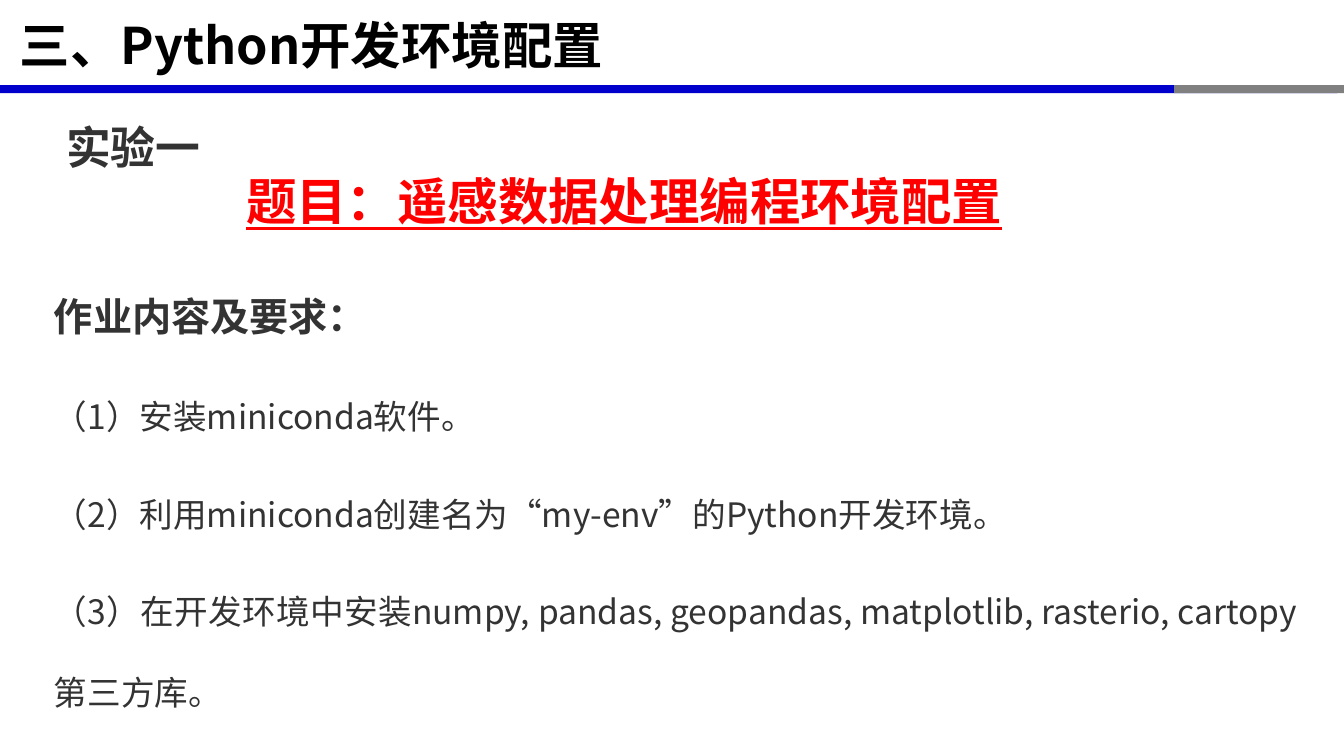
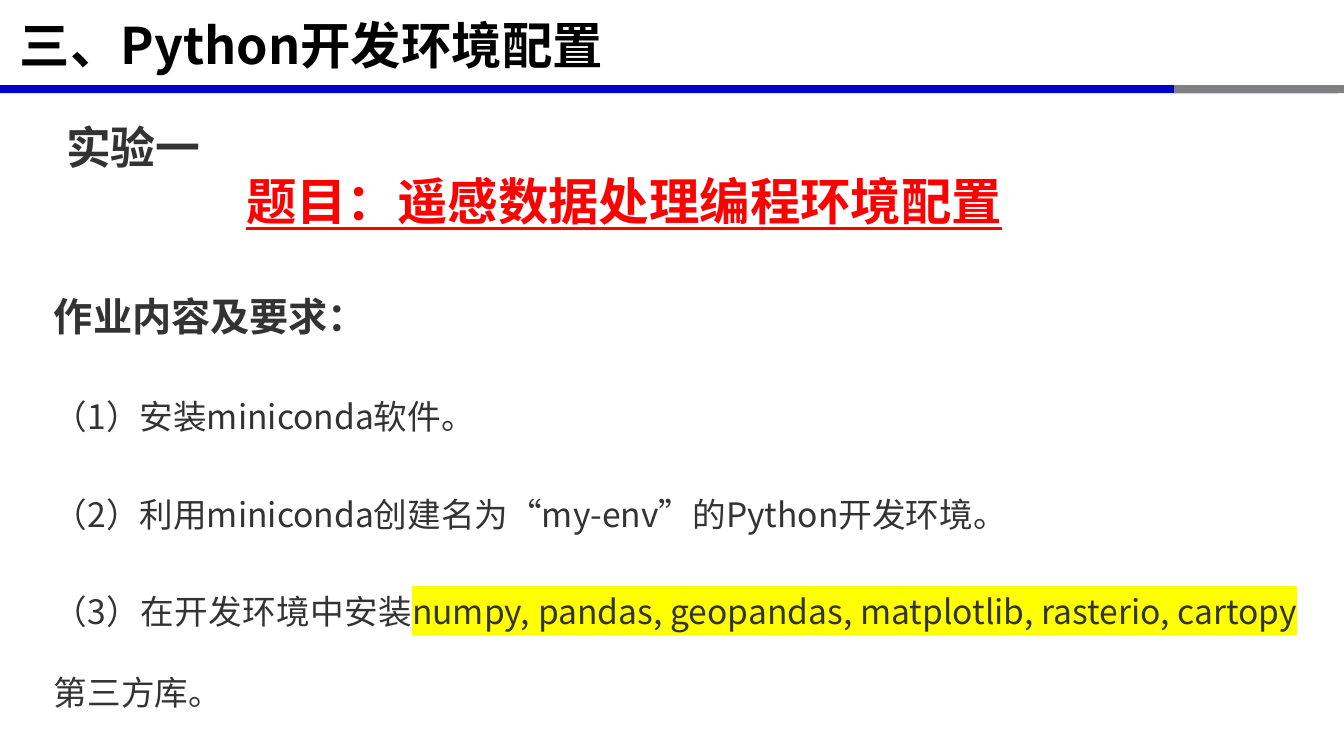
Before and after one commit to xinluo2018/rs-data-processing, a slide deck: slide 36 of 第1章-计算机编程与开发环境/第1章-计算机编程与开发环境.pptx. Drawn at 1344x756 pixels with LibreOffice and Linux fonts; fonts in the diff are those of the drawing. Boxes give left, top, right and bottom in pixels: in the first picture for what was removed or moved away, otherwise in the second. Text is boxed around its words. In the diff, an @@ line names an element or a change of style, - is before the commit and + after.

```diff
--- a/第1章-计算机编程与开发环境/第1章-计算机编程与开发环境.pptx
+++ b/第1章-计算机编程与开发环境/第1章-计算机编程与开发环境.pptx
@@ text at <box>54,590,1169,708</box>: highlight none to #FFFF00 in "（3）在开发环境中安装numpy, pandas, geopandas, matplotlib, rasterio, c ..." @@
```
Also in this commit, not shown: 11 other files.
